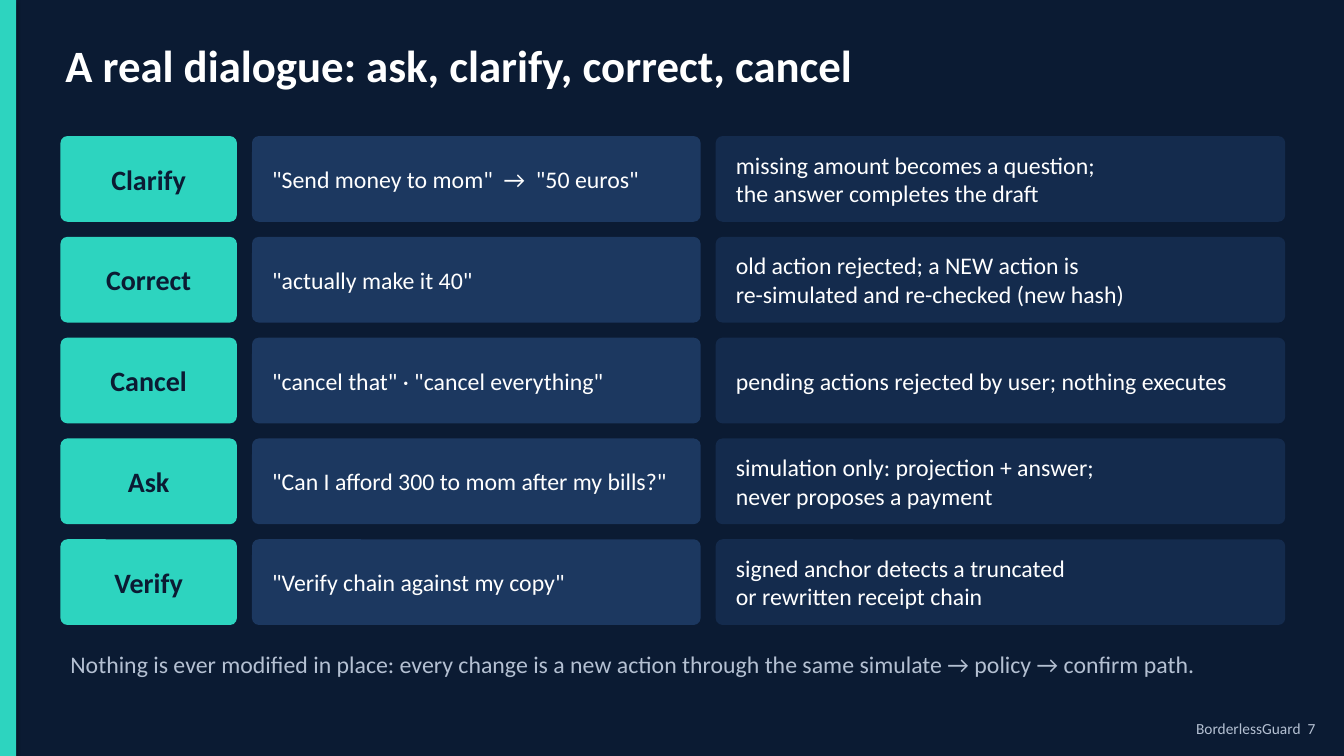
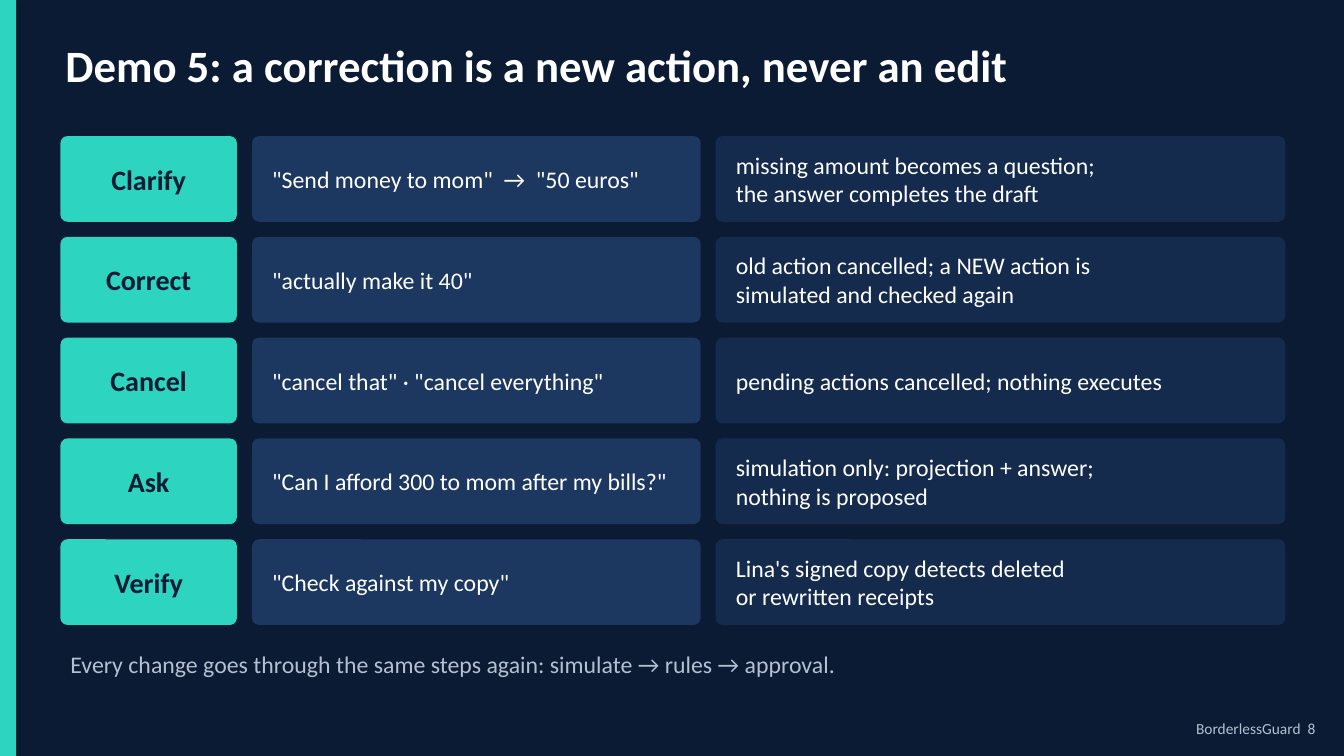
Before and after one commit to Arracheur2Bonnet/Borderless, a slide deck: slide 8 of deliverables/pitch/BorderlessGuard_deck.pptx (slide 7 before the commit). Drawn at 1344x756 pixels with LibreOffice and Linux fonts; fonts in the diff are those of the drawing. Boxes give left, top, right and bottom in pixels: in the first picture for what was removed or moved away, otherwise in the second. Text is boxed around its words. In the diff, an @@ line names an element or a change of style, - is before the commit and + after.

```diff
--- a/deliverables/pitch/BorderlessGuard_deck.pptx
+++ b/deliverables/pitch/BorderlessGuard_deck.pptx
@@ text at (65, 50, 1007, 88): text changed @@
-A real dialogue: ask, clarify, correct, cancel
+Demo 5: a correction is a new action, never an edit
@@ text in rounded rectangle at (736, 257, 1090, 307): text changed @@
-old action rejected; a NEW action is
-re-simulated and re-checked (new hash)
+old action cancelled; a NEW action is
+simulated and checked again
@@ text in rounded rectangle at (736, 373, 1162, 394): text changed @@
-pending actions rejected by user; nothing executes
+pending actions cancelled; nothing executes
@@ text in rounded rectangle at (736, 488, 928, 509): text changed @@
-never proposes a payment
+nothing is proposed
@@ text in rounded rectangle at (736, 560, 1065, 609): text changed @@
-signed anchor detects a truncated
-or rewritten receipt chain
+Lina's signed copy detects deleted
+or rewritten receipts
@@ text in rounded rectangle at (272, 574, 509, 595): text changed @@
-"Verify chain against my copy"
+"Check against my copy"
@@ text at (70, 656, 835, 677): text changed @@
-Nothing is ever modified in place: every change is a new action through the same simulate → policy → confirm path.
+Every change goes through the same steps again: simulate → rules → approval.
@@ text at (1196, 723, 1316, 734): text changed @@
-BorderlessGuard 7
+BorderlessGuard 8
```
Also in this commit, not shown: 12 other slides changed, 1 slide added, 1 slide removed, 19 other files.
